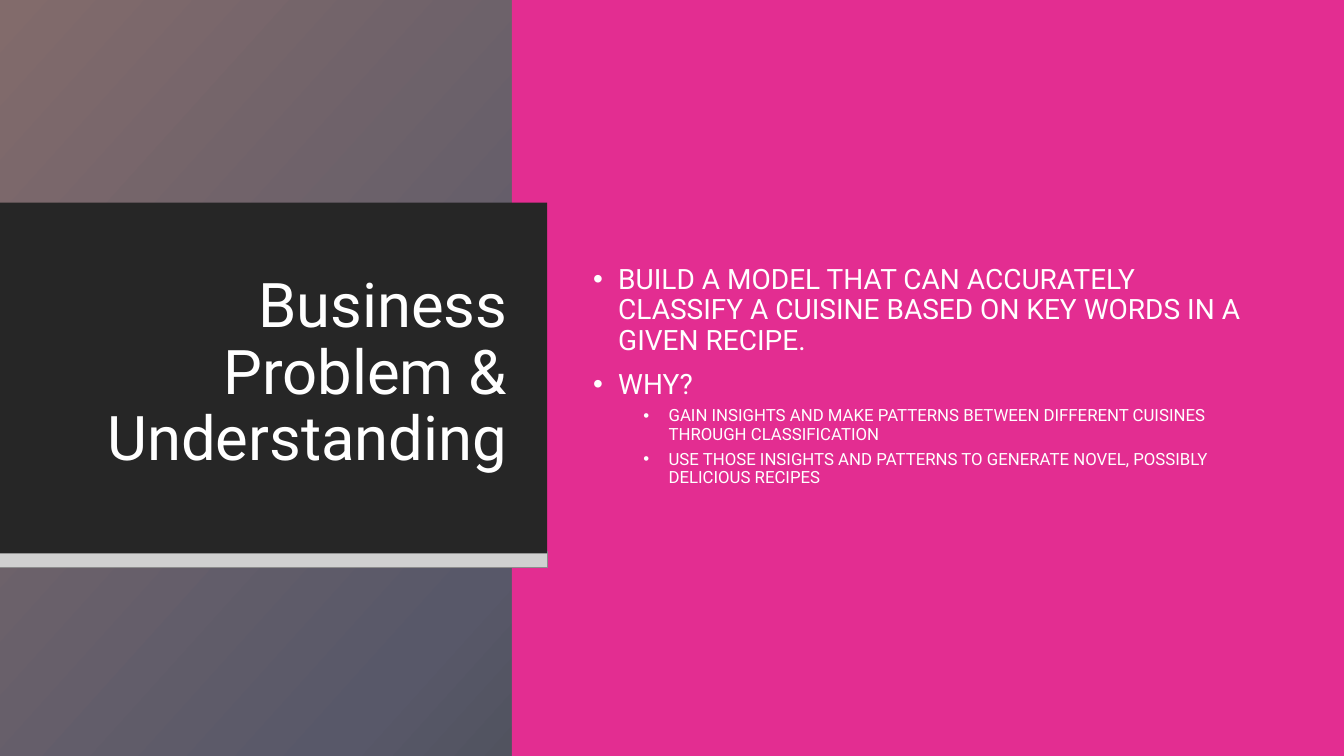
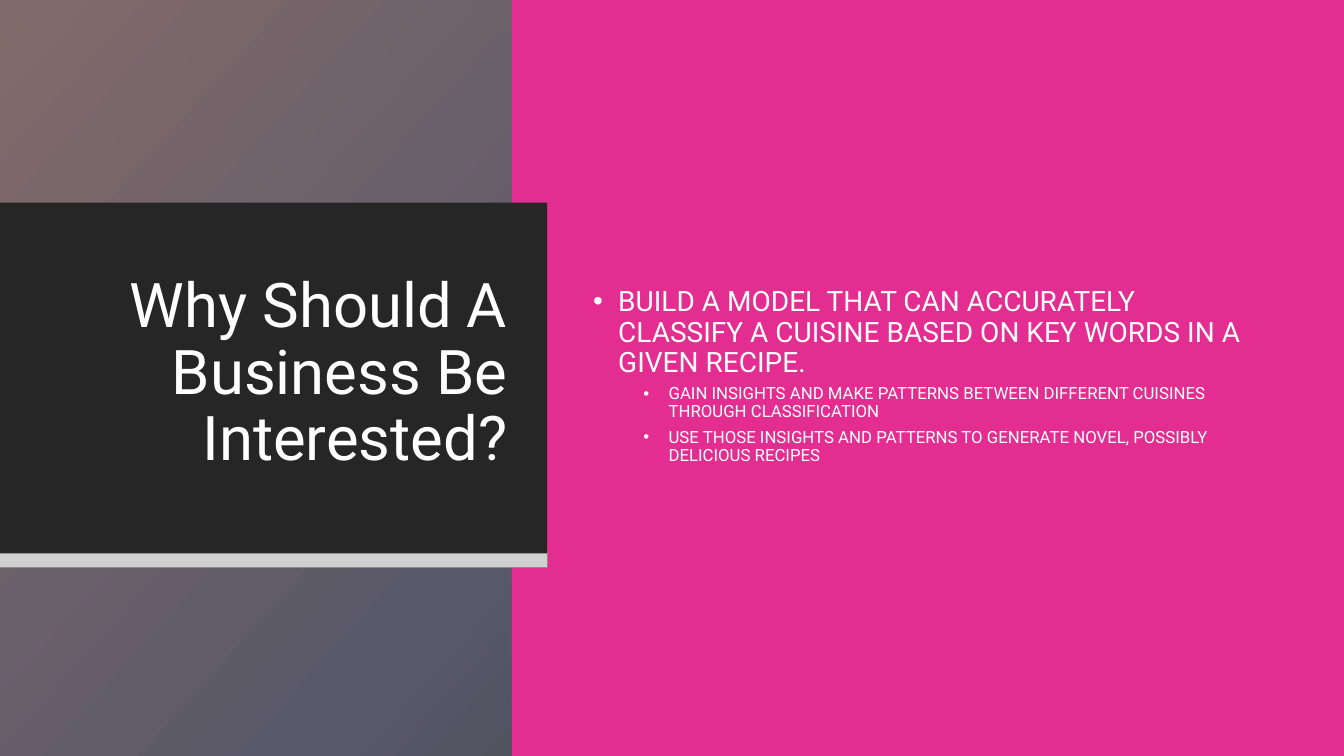
Before and after one commit to aamoeji04/Cuisine_Classification_Capstone, a slide deck: slide 6 of Cuisine_Classification.pptx. Drawn at 1344x756 pixels with LibreOffice and Linux fonts; fonts in the diff are those of the drawing; grey boxes stand for pictures; background and template pictures are left out. Boxes give left, top, right and bottom in pixels: in the first picture for what was removed or moved away, otherwise in the second. Text is boxed around its words. In the diff, an @@ line names an element or a change of style, - is before the commit and + after.

```diff
--- a/Cuisine_Classification.pptx
+++ b/Cuisine_Classification.pptx
@@ title at box(130, 281, 507, 461): text changed @@
-Business Problem & Understanding
+Why Should A Business Be Interested?
@@ text at box(618, 374, 693, 394): paragraph removed @@
-• WHY?
```
Also in this commit, not shown: 9 other slides changed, 5 slides added, 2 slides removed.
